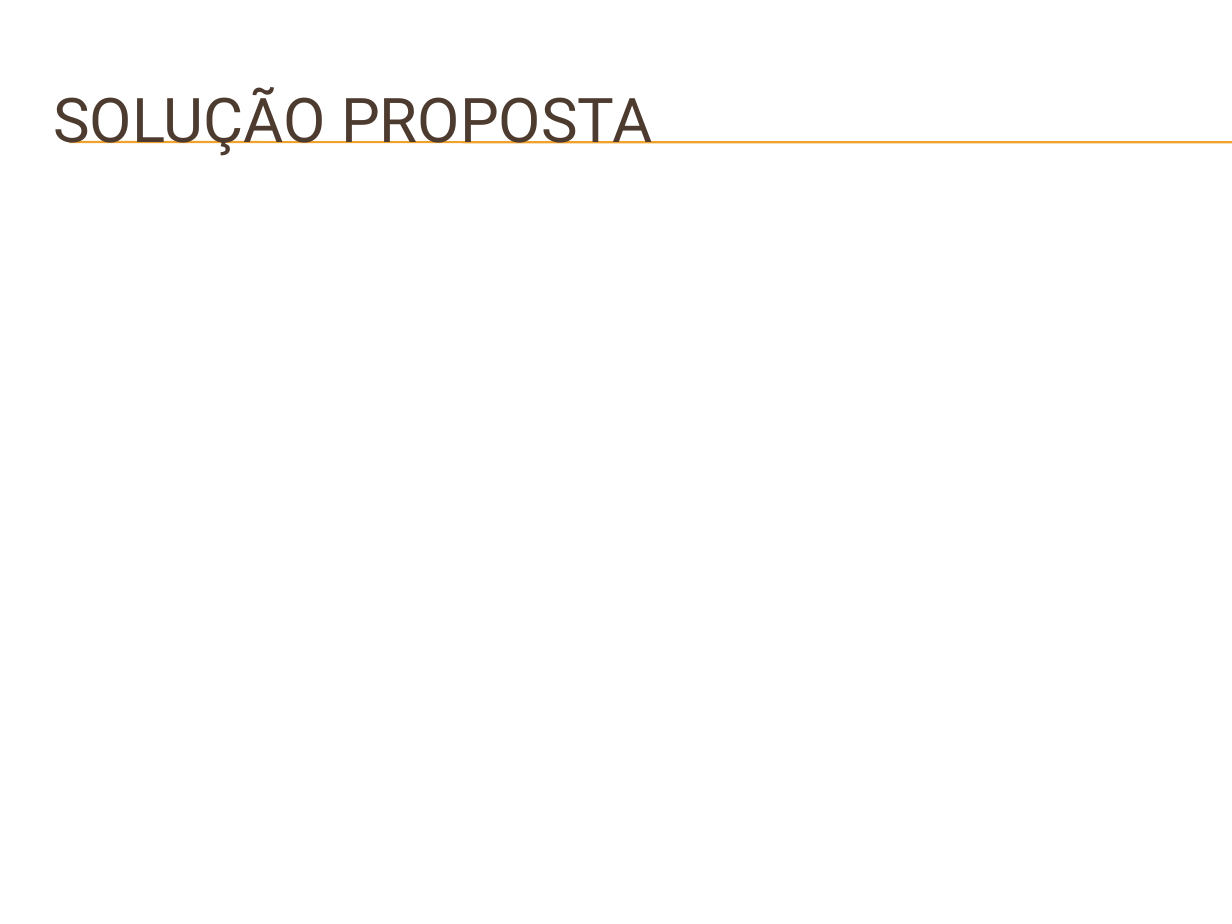
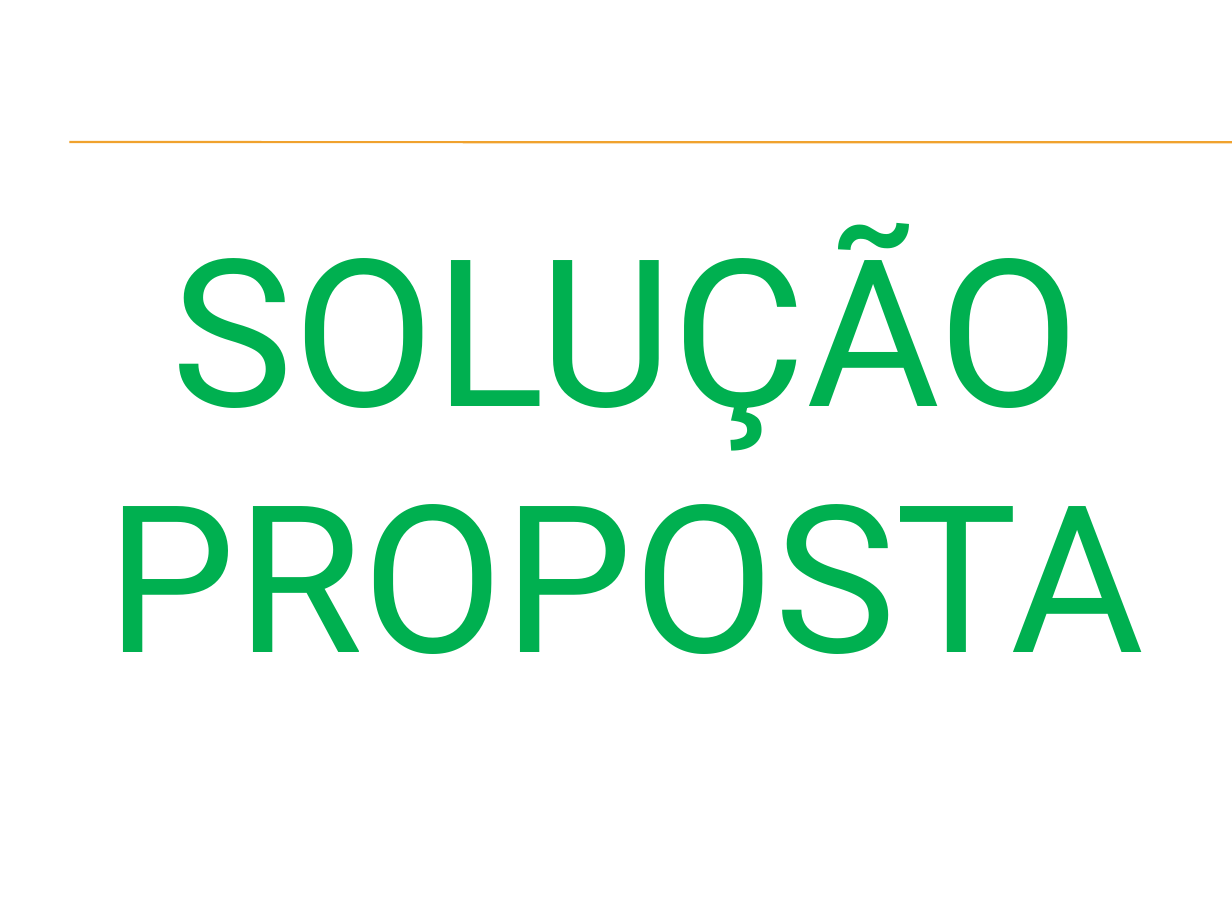
Before and after one commit to Neimarmg/Open_source, a slide deck: slide 5 of SAS/Planejamento/Docs/#3 - Apresentação do projeto.pptx (slide 8 before the commit). Drawn at 1232x924 pixels with LibreOffice and Linux fonts; fonts in the diff are those of the drawing; background and template pictures are left out. Boxes give left, top, right and bottom in pixels: in the first picture for what was removed or moved away, otherwise in the second. Text is boxed around its words. In the diff, an @@ line names an element or a change of style, - is before the commit and + after.

```diff
--- a/SAS/Planejamento/Docs/#3 - Apresentação do projeto.pptx
+++ b/SAS/Planejamento/Docs/#3 - Apresentação do projeto.pptx
@@ title "SOLUÇÃO PROPOSTA": place and size @@
-title "SOLUÇÃO PROPOSTA" at box(53, 87, 652, 156)
+title "SOLUÇÃO PROPOSTA" at box(107, 223, 1144, 654)
@@ title "SOLUÇÃO PROPOSTA" at box(107, 223, 1144, 654): size 36 to 120 pt, text colour #4E3B30 to #00B050; alignment left to centre @@
```
Also in this commit, not shown: 2 other slides changed, 2 slides added, 3 slides removed, 1 other file.
